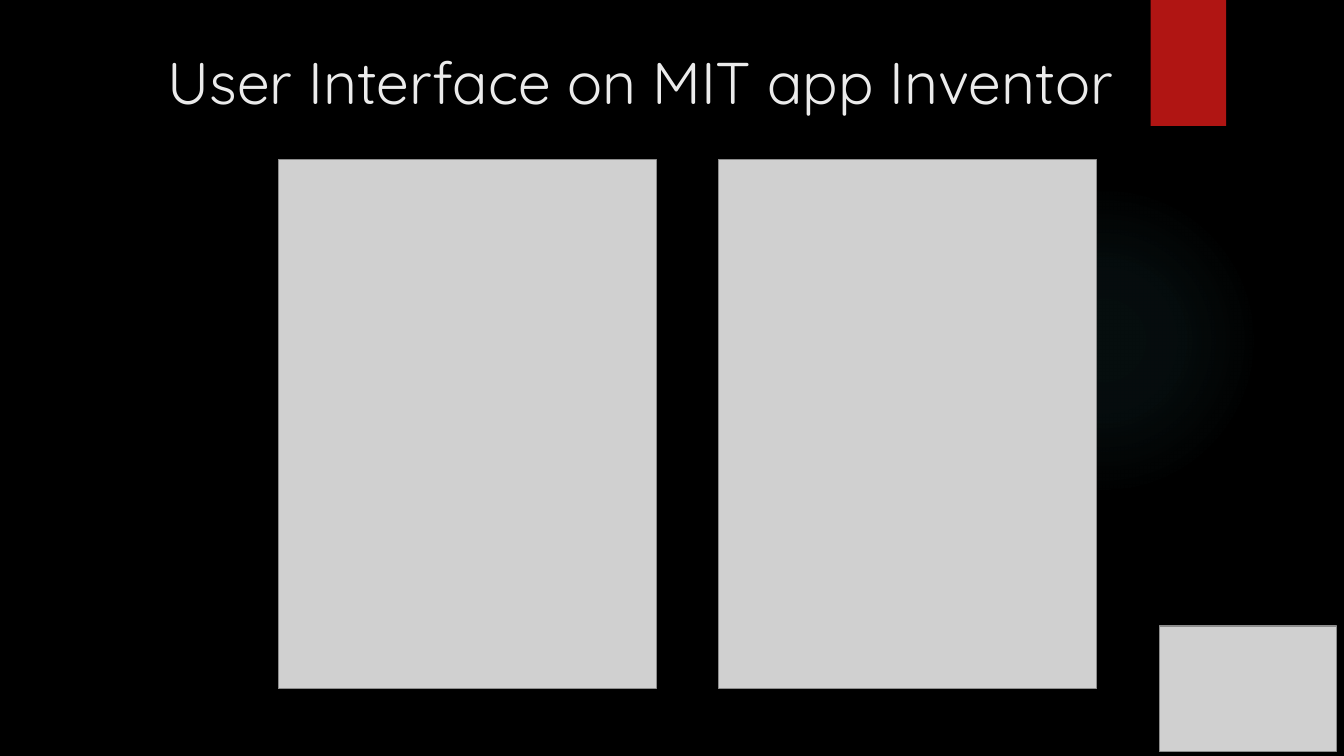
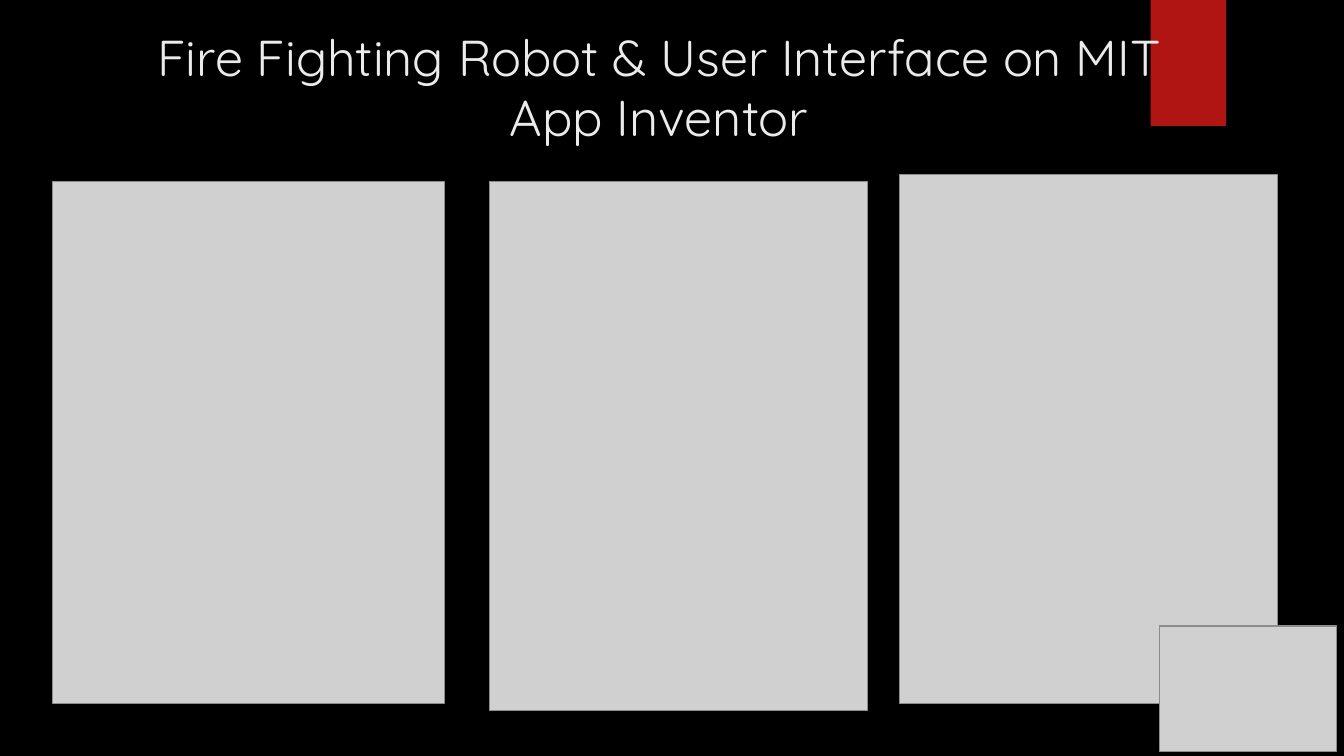
Before and after one commit to Sandhie177/UMKC_Hackathon_Fall_2018_IoT_Group_2, a slide deck: slide 4 of Documentation/IOT-SMART-HOME-Firebot-and-light-automation.pptx. Drawn at 1344x756 pixels with LibreOffice and Linux fonts; fonts in the diff are those of the drawing; grey boxes stand for pictures; background and template pictures are left out. Boxes give left, top, right and bottom in pixels: in the first picture for what was removed or moved away, otherwise in the second. Text is boxed around its words. In the diff, an @@ line names an element or a change of style, - is before the commit and + after.

```diff
--- a/Documentation/IOT-SMART-HOME-Firebot-and-light-automation.pptx
+++ b/Documentation/IOT-SMART-HOME-Firebot-and-light-automation.pptx
@@ title at [157, 24, 1161, 146]: text changed; size 42 to 36 pt @@
-User Interface on MIT app Inventor
+Fire Fighting Robot & User Interface on MIT App Inventor
@@ picture: place and size @@
-picture at [719, 159, 1097, 689]
+picture at [899, 174, 1277, 704]
@@ picture added at [53, 181, 445, 703] @@
@@ picture: place and size @@
-picture at [278, 159, 656, 689]
+picture at [489, 181, 867, 711]
@@ ellipse removed at [949, 185, 1259, 495] @@
```
Also in this commit, not shown: 4 other slides changed.
